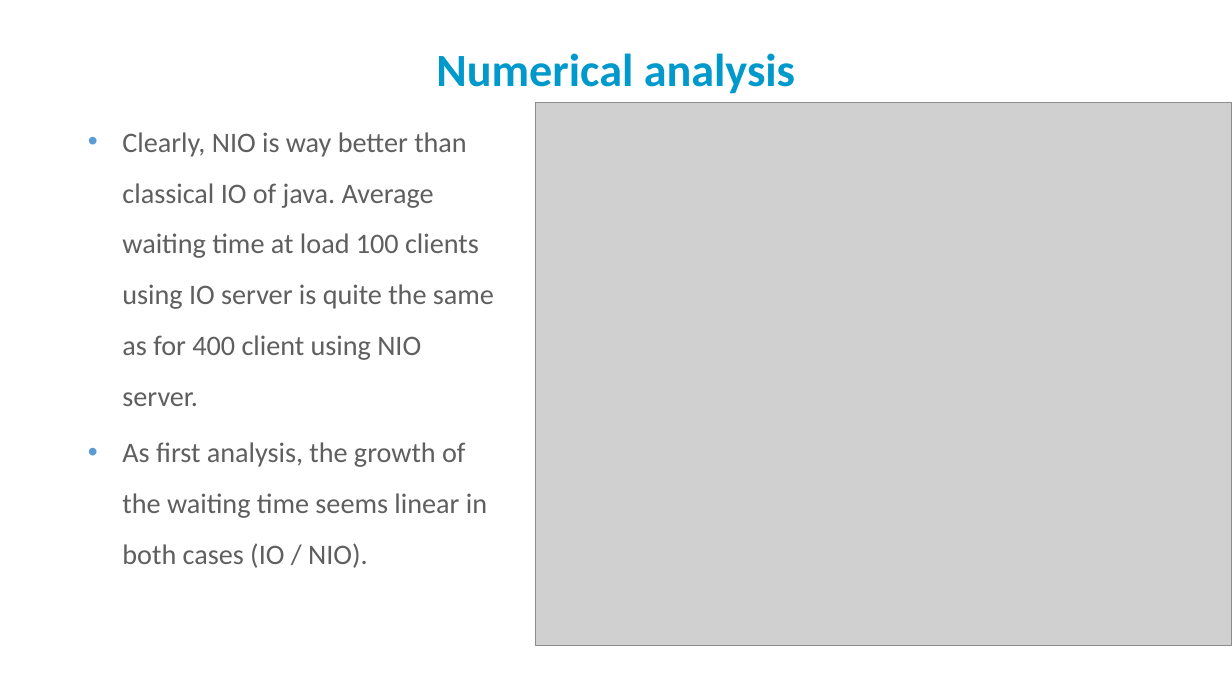
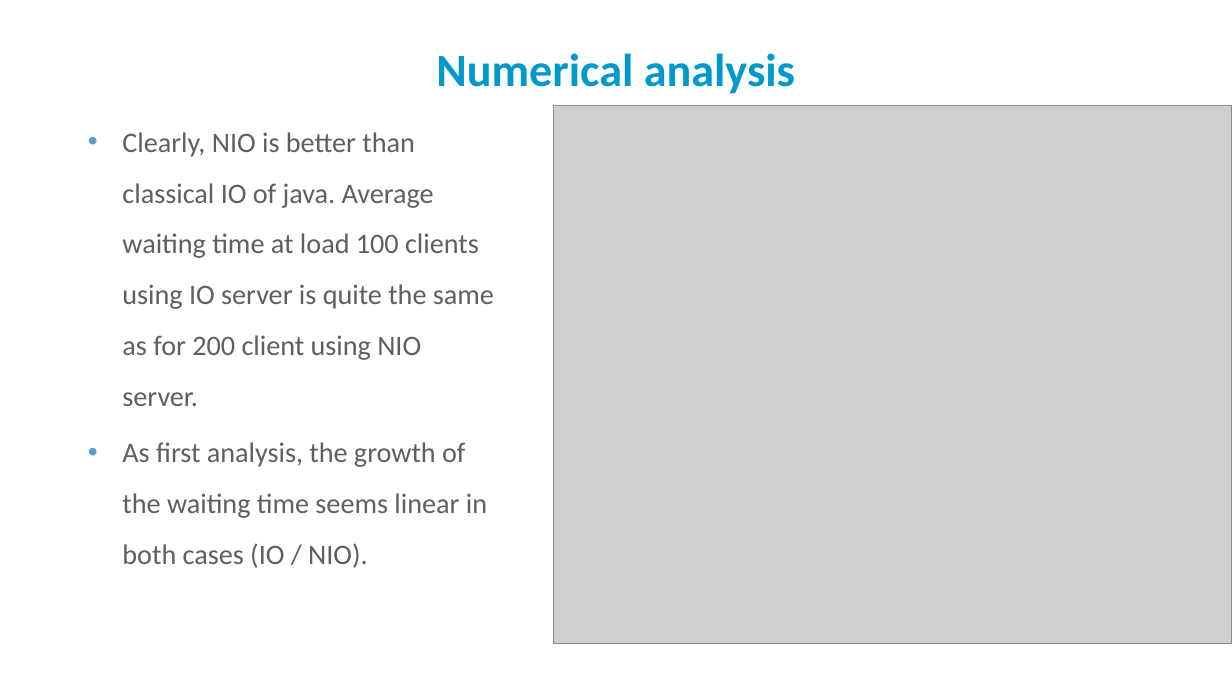
Before and after one commit to PatrickAndrade/top2developers, a slide deck: slide 8 of Perf Eval - Premiere presentation.pptx. Drawn at 1232x693 pixels with LibreOffice and Linux fonts; fonts in the diff are those of the drawing; grey boxes stand for pictures; background and template pictures are left out. Boxes give left, top, right and bottom in pixels: in the first picture for what was removed or moved away, otherwise in the second. Text is boxed around its words. In the diff, an @@ line names an element or a change of style, - is before the commit and + after.

```diff
--- a/Perf Eval - Premiere presentation.pptx
+++ b/Perf Eval - Premiere presentation.pptx
@@ picture: place and size @@
-picture at <box>536,103,1232,645</box>
+picture at <box>554,105,1232,644</box>
@@ text at <box>122,132,494,406</box>: text changed @@
-• Clearly, NIO is way better than classical IO of java. Average waiting time at load 100 clients using IO server is quite the same as for 400 client using NIO server.
+• Clearly, NIO is better than classical IO of java. Average waiting time at load 100 clients using IO server is quite the same as for 200 client using NIO server.
```
Also in this commit, not shown: 2 other files.
